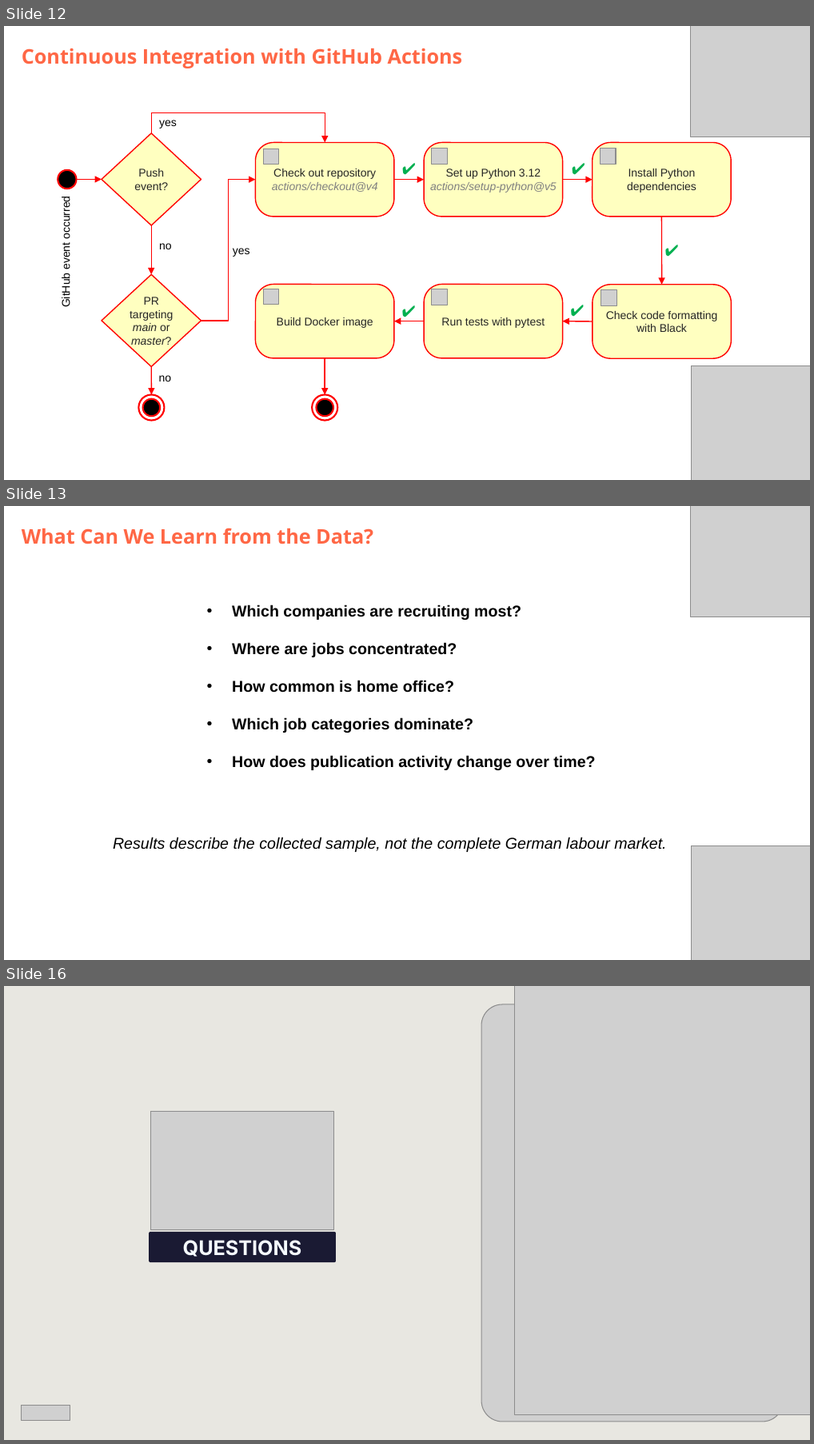
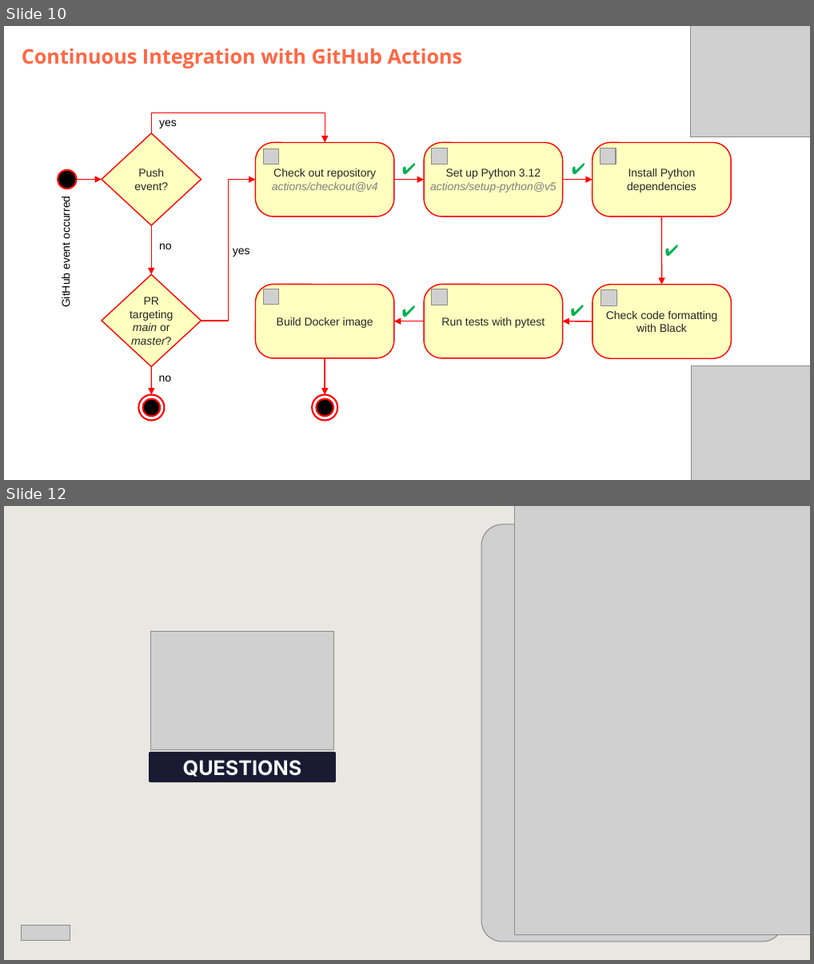
Before and after one commit to DataScientest-Studio/jun26bde-job-market, a slide deck: docs/defence/Defence.pptx. Shown one above the other, each under a label of ours: slides 12, 13 and 16 before the commit, slides 10 and 12 after it; the slides between them are not shown. The pictures are 814x1444 and 814x964 pixels, drawn with LibreOffice and Linux fonts; fonts in the diff are those of the drawing; grey boxes stand for pictures; background and template pictures are left out. Boxes give left, top, right and bottom in pixels: in the first picture for what was removed or moved away, otherwise in the second. Text is boxed around its words. In the diff, an @@ line names an element or a change of style, - is before the commit and + after.

```diff
--- a/docs/defence/Defence.pptx
+++ b/docs/defence/Defence.pptx
@@ slide 13 removed at <box>4,506,810,960</box>, background #FFFFFF @@
@@ subtitle removed at <box>22,528,374,544</box> @@
-What Can We Learn from the Data?
@@ picture removed at <box>691,506,810,617</box> @@
@@ text removed at <box>232,604,595,770</box> @@
-• Which companies are recruiting most?
-• Where are jobs concentrated?
-• How common is home office?
-• Which job categories dominate?
-• How does publication activity change over time?
@@ text removed at <box>113,836,666,852</box> @@
-Results describe the collected sample, not the complete German labour market.
@@ picture removed at <box>691,845,810,960</box> @@
@@ what was slide 12 is now slide 10 @@
@@ what was slide 16 is now slide 12 @@
```
Also in this commit, not shown: 9 slides changed, 5 slides added, 3 other slides removed, 2 other files.
